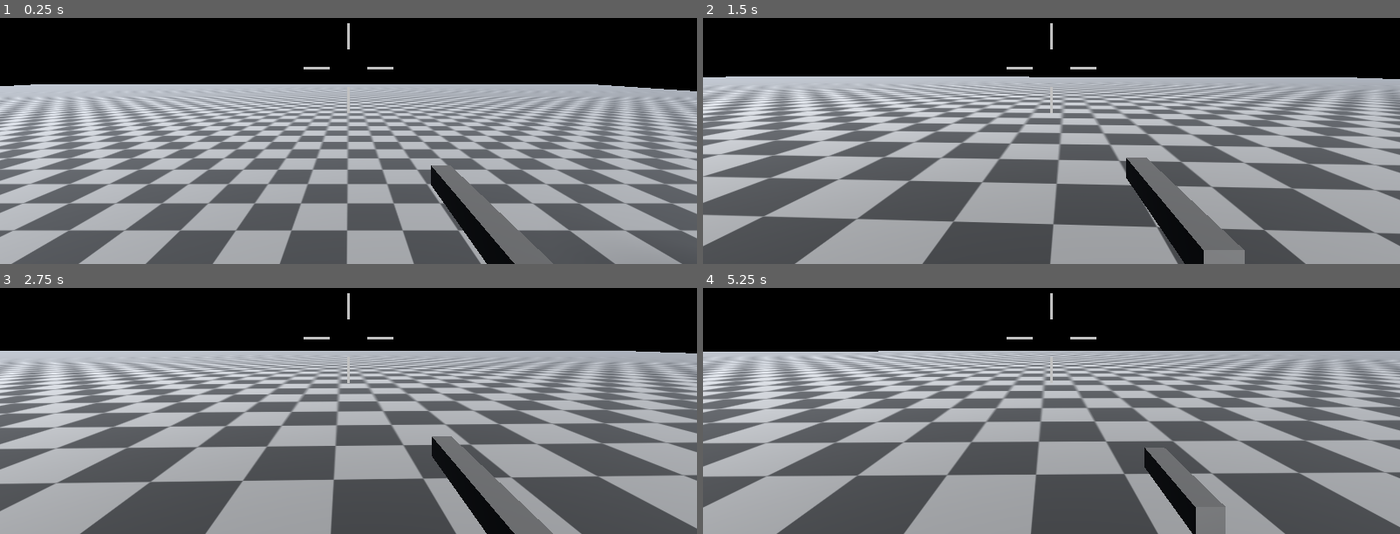
Above: before the commit, frames 1-4 (two rows, left to right).
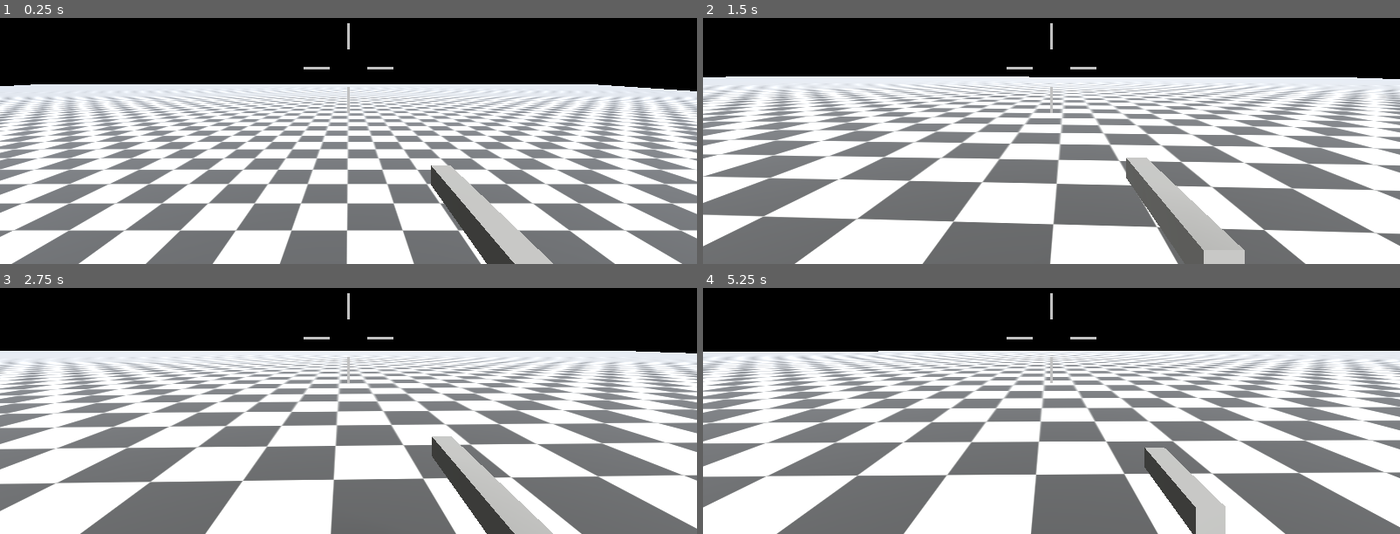
Above: after the commit, the same moments.

Repository: Octopodes-Nuts/FracturedExodus
Game: Godot game, scene res://environment/maps/test_map/TestMap.tscn
Two runs of this game, one before a commit and one after it. Both use one fixed random seed, a clock stepped at 60 frames per second and the inputs below.
Inputs (mouse positions are in pixels of both pictures, inside the frame that each line leads up to):
- Up to frame 1 (0.25 s): no input
- Up to frame 2 (1.5 s): move the mouse to (1086, 67) at 0.52 s; hold Right mouse button (ads) 0.53-1.28 s; hold W (move_forward) from 0.53 s (still down); click (1086, 67) at 0.67 s; tap Space (jump) at 0.77 s; move the mouse to (1016, 69) at 1.27 s; tap Ctrl (crouch) at 1.35 s
- Up to frame 3 (2.75 s): keep holding W (move_forward); tap Space (jump) at 1.52 s; move the mouse to (362, 332) at 2.02 s; click (362, 332) at 2.1 s
- Up to frame 4 (5.25 s): keep holding W (move_forward); move the mouse to (1044, 344) at 2.77 s; tap 4 (heal) at 2.85 s; click (1044, 344) at 2.92 s; tap Space (jump) at 3.02, 3.77, 4.52 s; move the mouse to (1100, 342) at 3.52 s; tap E (interact) at 3.6 s; move the mouse to (995, 332) at 4.27 s; tap 1 (primary_weapon) at 4.35 s; move the mouse to (1058, 337) at 5.02 s; tap 2 (secondary_weapon) at 5.1 s; click (1058, 337) at 5.17 s

The runs differ from the first frame. In frame 1, 72% of the frame differs, in the area x 0-100%, y 26-100%; in frame 2, 76%, in the area x 0-100%, y 23-100%; in frame 3, 74%; in frame 4, 74%.

Commit message:
fix lighting

Diff:
--- a/src/behavior/environment/map/Map.gd
+++ b/src/behavior/environment/map/Map.gd
@@ -1,5 +1,5 @@
 
-extends Node3D
+extends WorldEnvironment
 
 @onready var Global = get_node('/root/Global')
 
--- a/src/behavior/global.gd
+++ b/src/behavior/global.gd
@@ -4,7 +4,7 @@
 var chipsites: Array = []
 
 # Map Root is the top level of a map
-var map_root: Node3D
+var map_root: WorldEnvironment
 
 # Local Variables are Mapped by player
 var player_huds: Dictionary
--- a/src/behavior/player/weapons/Bullet.gd
+++ b/src/behavior/player/weapons/Bullet.gd
@@ -19,7 +19,7 @@
 		damage: float,
 		angle: Vector3,
 		lifetime: float,
-		_parent: Node3D,
+		_parent: Node,
 		ads: bool = false,
 		spread: float = 0.0):
 	_parent.add_child(self)
--- a/src/default_env.tres
+++ b/src/default_env.tres
@@ -4,6 +4,11 @@
 
 [resource]
 background_mode = 2
+background_energy_multiplier = 1.52
 sky = SubResource("1")
-ambient_light_color = Color(0.207843, 0.188235, 0.188235, 1)
+ambient_light_source = 3
+ambient_light_color = Color(1, 1, 0.956863, 1)
+ambient_light_sky_contribution = 0.1
+ambient_light_energy = 0.18
 fog_enabled = true
+fog_sun_scatter = 0.2
--- a/src/environment/maps/test_map/TestMap.tscn
+++ b/src/environment/maps/test_map/TestMap.tscn
@@ -7,6 +7,7 @@
 [ext_resource type="PackedScene" uid="uid://c0dtouqw086c3" path="res://behavior/environment/extract/Extract.tscn" id="5"]
 [ext_resource type="PackedScene" uid="uid://d4dp1jiuyvvfd" path="res://behavior/ai/basic_enemy/BasicEnemy.tscn" id="6"]
 [ext_resource type="PackedScene" uid="uid://tyrqdeshokos" path="res://debug/debug_scenes/target_0.tscn" id="7"]
+[ext_resource type="Environment" uid="uid://bpsr8wpuo8pbl" path="res://default_env.tres" id="8_2boat"]
 
 [sub_resource type="BoxShape3D" id="1"]
 size = Vector3(100, 1, 100)
@@ -14,7 +15,8 @@
 [sub_resource type="BoxMesh" id="2"]
 size = Vector3(100, 1, 100)
 
-[node name="map_root" type="Node3D"]
+[node name="env" type="WorldEnvironment"]
+environment = ExtResource("8_2boat")
 script = ExtResource("4")
 
 [node name="floor" type="StaticBody3D" parent="."]
@@ -27,10 +29,14 @@
 surface_material_override/0 = ExtResource("1")
 
 [node name="light" type="DirectionalLight3D" parent="."]
-transform = Transform3D(0.362151, 0.641234, 0.67651, -0.90817, 0.0792704, 0.411027, 0.209937, -0.76324, 0.611057, 0, 36.8459, 0)
-light_energy = 1.032
+transform = Transform3D(0.939693, 0.34202, 0, -0.241845, 0.664463, 0.707107, 0.241845, -0.664463, 0.707107, 0, 36.8459, 0)
+light_energy = 1.323
+light_indirect_energy = 2.293
+light_volumetric_fog_energy = 1.646
 shadow_enabled = true
 shadow_bias = 0.05
+directional_shadow_mode = 1
+directional_shadow_split_2 = 0.206
 directional_shadow_max_distance = 2513.1
 
 [node name="player_body" parent="." instance=ExtResource("2")]
Not shown: 1 places in src/environment/maps/test_map/TestMap.tscn that only renumber resources
